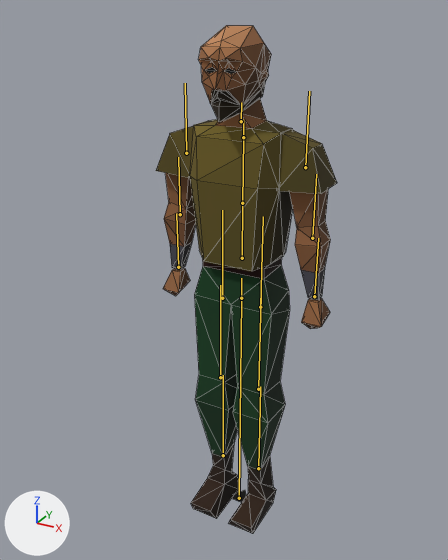
Two versions of the glTF model public/models/player/character_rigged.glb, one commit apart.
One viewpoint serves both versions: a 50 mm camera at (0.902, -1.769, 1.849) aimed at (0.021, -0.167, 1.048). The lights are fixed; the arrows at lower left show +X, +Y and +Z. The picture after the commit comes second. The bones that bend it are drawn over the model as lines. Mesh edges are drawn as thin lines.

Objects in the first picture: 'CharacterMesh'.
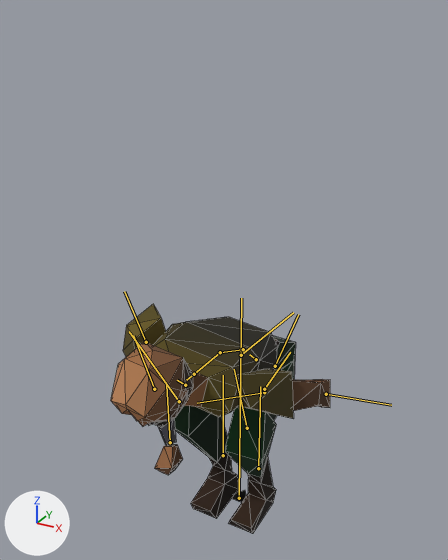
The newer file adds an action. The first version stands in its rest pose; the second is drawn at frame 16 of the action 'Pick'.

The edits, one by one:
Bone 'Hips' (bone_hips) moves from (0.0, 0.0, 0.0) to (0.0, -0.32, -0.134).
Bone 'Hips' (bone_hips) turns from (0, 0, 0) to (48, -3, -1) degrees about its own x, y and z.
Bone 'Spine' (bone_spine) turns from (0, 0, 0) to (18, -3, -4) degrees about its own x, y and z.
Bone 'Chest' (bone_chest) turns from (0, 0, 0) to (12, -2, -8) degrees about its own x, y and z.
Bone 'Head' (bone_head) turns from (0, 0, 0) to (-32, 7, 13) degrees about its own x, y and z.
Bone 'UpperArm_L' (bone_upperarm_l) turns from (0, 0, 0) to (20, -62, 25) degrees about its own x, y and z.
Bone 'LowerArm_L' (bone_lowerarm_l) turns from (0, 0, 0) to (-140, -3, 13) degrees about its own x, y and z.
Bone 'Hand_L' (bone_hand_l) turns from (0, 0, 0) to (142, -14, -113) degrees about its own x, y and z.
Bone 'UpperArm_R' (bone_upperarm_r) turns from (0, 0, 0) to (-80, 33, -44) degrees about its own x, y and z.
Bone 'LowerArm_R' (bone_lowerarm_r) turns from (0, 0, 0) to (-30, 3, -5) degrees about its own x, y and z.
Bone 'Hand_R' (bone_hand_r) turns from (0, 0, 0) to (-15, -42, -10) degrees about its own x, y and z.
Bone 'UpperLeg_L' (bone_upperleg_l) turns from (0, 0, 0) to (-126, 6, -8) degrees about its own x, y and z.
Bone 'LowerLeg_L' (bone_lowerleg_l) turns from (0, 0, 0) to (104, 0, 0) degrees about its own x, y and z.
Bone 'Foot_L' (bone_foot_l) turns from (0, 0, 0) to (-27, -5, 5) degrees about its own x, y and z.
Bone 'UpperLeg_R' (bone_upperleg_r) turns from (0, 0, 0) to (-126, -5, 17) degrees about its own x, y and z.
Bone 'LowerLeg_R' (bone_lowerleg_r) turns from (0, 0, 0) to (103, 0, 0) degrees about its own x, y and z.
Bone 'Foot_R' (bone_foot_r) turns from (0, 0, 0) to (-27, 14, -14) degrees about its own x, y and z.

Location of each change, (x1, y1, x2, y2) in pixels of the pictures (448 x 560 px):
'CharacterMesh', posed (21% wider, 55% shorter)
    before: (156, 26, 337, 534)
    after: (111, 304, 330, 534)
bone 'Hips', root to tip
    before: (241, 298) to (241, 278)
    after: (256, 359) to (249, 354)
bone 'Spine', root to tip
    before: (242, 258) to (242, 203)
    after: (243, 349) to (220, 352)
bone 'Chest', root to tip
    before: (242, 203) to (243, 137)
    after: (220, 352) to (194, 374)
bone 'Head', root to tip
    before: (241, 121) to (241, 102)
    after: (185, 385) to (177, 380)
bone 'UpperArm_L', root to tip
    before: (305, 167) to (309, 91)
    after: (264, 392) to (197, 403)
bone 'LowerArm_L', root to tip
    before: (312, 238) to (316, 174)
    after: (326, 394) to (391, 405)
bone 'Hand_L', root to tip
    before: (314, 296) to (318, 238)
    after: (264, 389) to (290, 352)
bone 'UpperArm_R', root to tip
    before: (186, 153) to (185, 83)
    after: (146, 342) to (124, 291)
bone 'LowerArm_R', root to tip
    before: (180, 214) to (178, 157)
    after: (154, 389) to (133, 335)
bone 'Hand_R', root to tip
    before: (178, 267) to (176, 213)
    after: (170, 442) to (166, 384)
bone 'UpperLeg_L', root to tip
    before: (260, 307) to (263, 216)
    after: (275, 366) to (298, 314)
bone 'LowerLeg_L', root to tip
    before: (258, 389) to (261, 294)
    after: (247, 428) to (234, 369)
bone 'UpperLeg_R', root to tip
    before: (222, 298) to (222, 210)
    after: (241, 355) to (293, 312)
bone 'LowerLeg_R', root to tip
    before: (220, 377) to (220, 285)
    after: (179, 401) to (129, 331)
